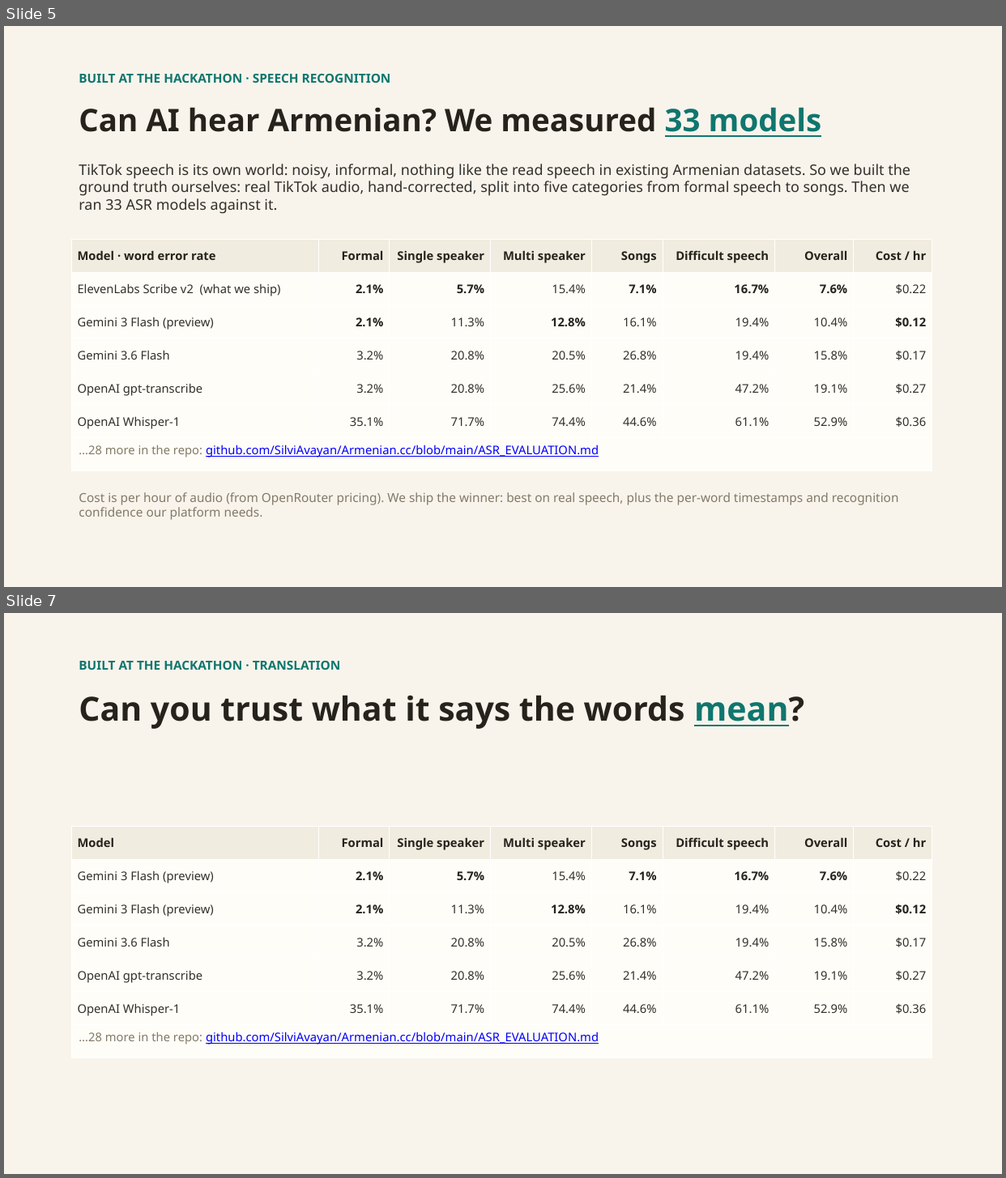
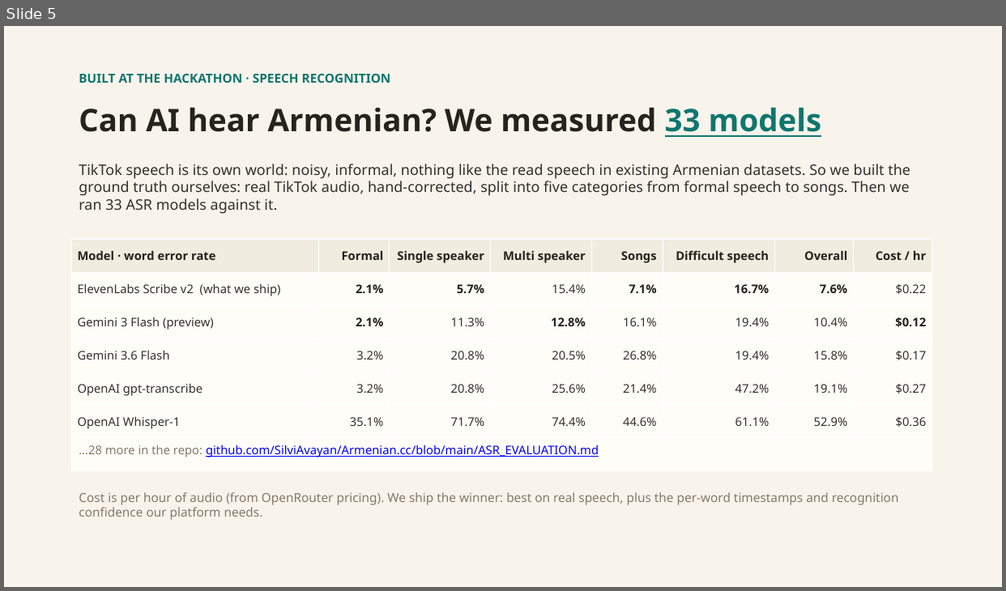
Before and after one commit to SilviAvayan/Armenian.cc, a slide deck: presentation/armenian-cc-pitch.pptx. Shown one above the other, each under a label of ours: slides 5 and 7 before the commit, slide 5 after it; the slides between them are not shown. The pictures are 1006x1178 and 1006x591 pixels, drawn with LibreOffice and Linux fonts; fonts in the diff are those of the drawing. Boxes give left, top, right and bottom in pixels: in the first picture for what was removed or moved away, otherwise in the second. Text is boxed around its words. In the diff, an @@ line names an element or a change of style, - is before the commit and + after.

```diff
--- a/presentation/armenian-cc-pitch.pptx
+++ b/presentation/armenian-cc-pitch.pptx
@@ slide 7 removed at box(4, 613, 1002, 1174), background #F8F4EC @@
@@ text removed at box(79, 661, 341, 670) @@
-BUILT AT THE HACKATHON · TRANSLATION
@@ text removed at box(79, 695, 804, 729) @@
-Can you trust what it says the words mean?
@@ table removed at box(71, 826, 932, 1072), 7 rows, 8 columns @@
-Model | Formal | Single speaker | Multi speaker | Songs | Difficult speech | Overall | Cost / hr
-Gemini 3 Flash (preview) | 2.1% | 5.7% | 15.4% | 7.1% | 16.7% | 7.6% | $0.22
-Gemini 3 Flash (preview) | 2.1% | 11.3% | 12.8% | 16.1% | 19.4% | 10.4% | $0.12
-Gemini 3.6 Flash | 3.2% | 20.8% | 20.5% | 26.8% | 19.4% | 15.8% | $0.17
-OpenAI gpt-transcribe | 3.2% | 20.8% | 25.6% | 21.4% | 47.2% | 19.1% | $0.27
-OpenAI Whisper-1 | 35.1% | 71.7% | 74.4% | 44.6% | 61.1% | 52.9% | $0.36
-…28 more in the repo: github.com/SilviAvayan/Armenian.cc/blob/main/ASR_EVALUATION.md |  |  |  |  |  |  | 
```
Also in this commit, not shown: 2 slides changed, 1 other file.
